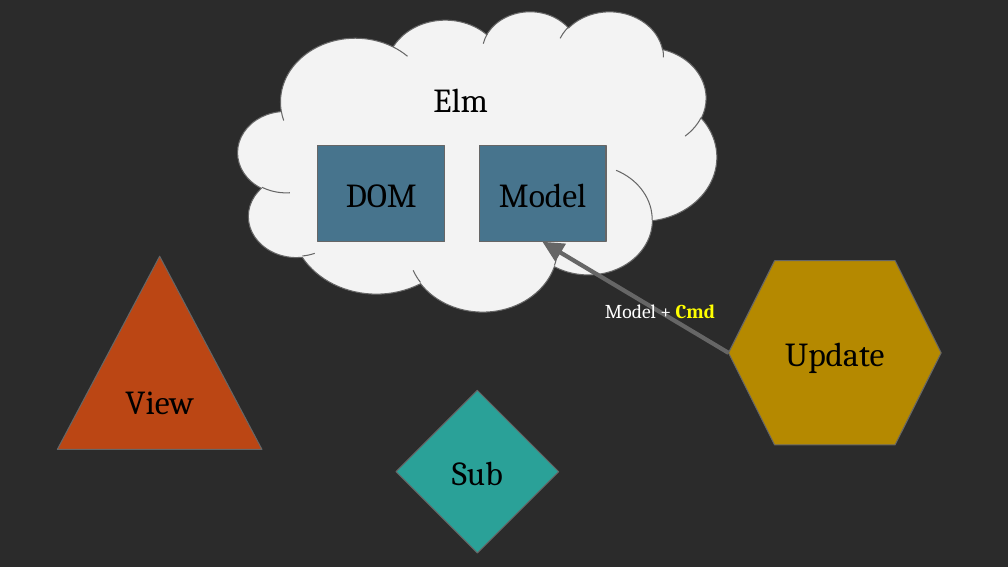
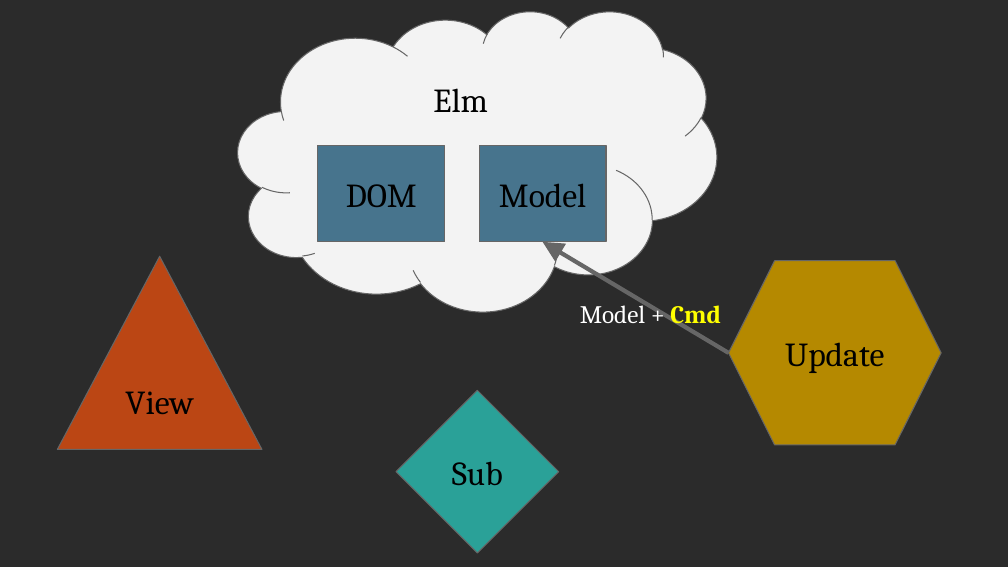
Before and after one commit to scameronde/elm-et2017, a slide deck: slide 49 of Elm.pptx (slide 51 before the commit). Drawn at 1008x567 pixels with LibreOffice and Linux fonts; fonts in the diff are those of the drawing; background and template pictures are left out; a plain dark background stands for a picture behind light text. Boxes give left, top, right and bottom in pixels: in the first picture for what was removed or moved away, otherwise in the second. Text is boxed around its words. In the diff, an @@ line names an element or a change of style, - is before the commit and + after.

```diff
--- a/Elm.pptx
+++ b/Elm.pptx
@@ text "Model + Cmd": place and size @@
-text "Model + Cmd" at box(605, 300, 716, 323)
+text "Model + Cmd" at box(580, 300, 721, 329)
@@ text "Model + Cmd" at box(580, 300, 721, 329): size 14 to 18 pt @@
```
Also in this commit, not shown: 28 other slides changed, 4 slides added, 5 slides removed.
